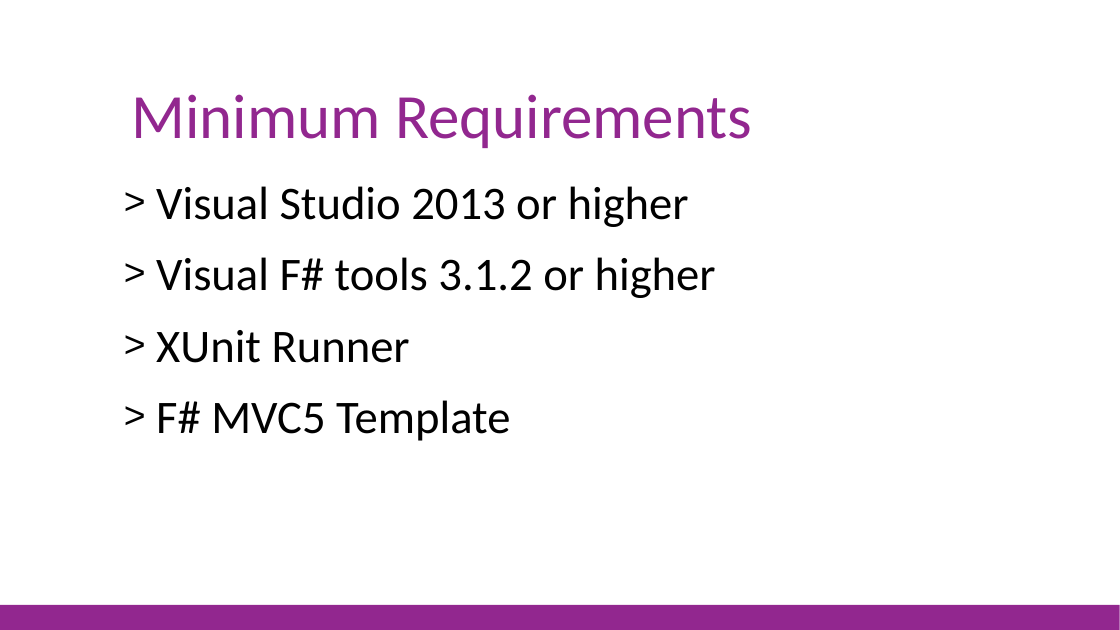
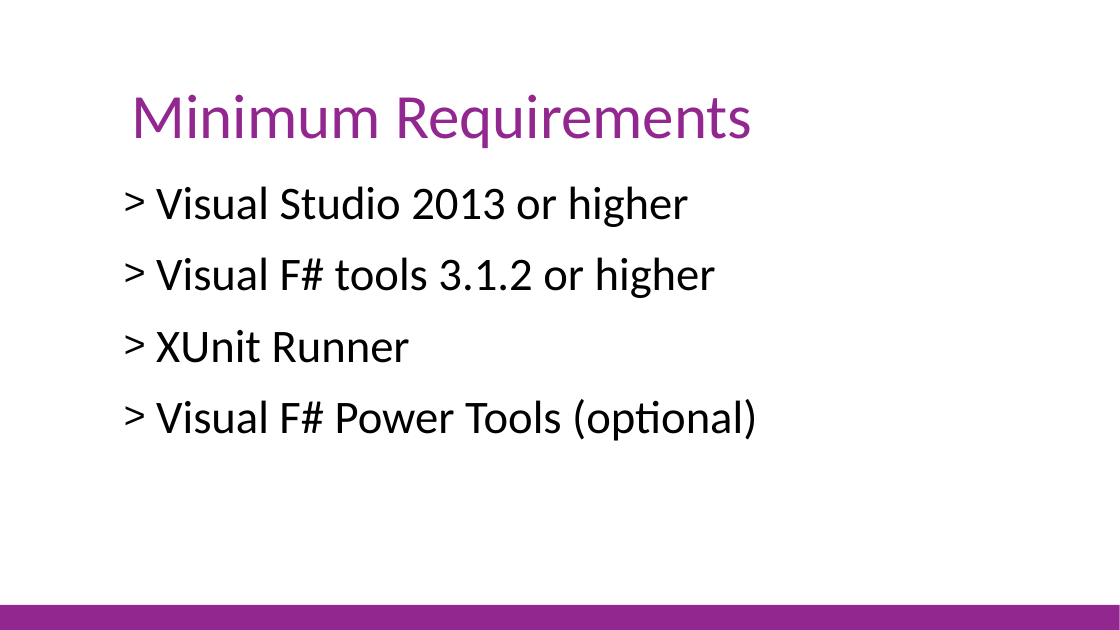
Before and after one commit to jorgef/fsharpworkshop, a slide deck: slide 5 of FSharpWorkshop_Slides.pptx. Drawn at 1120x630 pixels with LibreOffice and Linux fonts; fonts in the diff are those of the drawing. Boxes give left, top, right and bottom in pixels: in the first picture for what was removed or moved away, otherwise in the second. Text is boxed around its words. In the diff, an @@ line names an element or a change of style, - is before the commit and + after.

```diff
--- a/FSharpWorkshop_Slides.pptx
+++ b/FSharpWorkshop_Slides.pptx
@@ text at <box>156,399,757,441</box>: text changed @@
-> F# MVC5 Template
+> Visual F# Power Tools (optional)
```
Also in this commit, not shown: 6 other slides changed, 3 other files.
